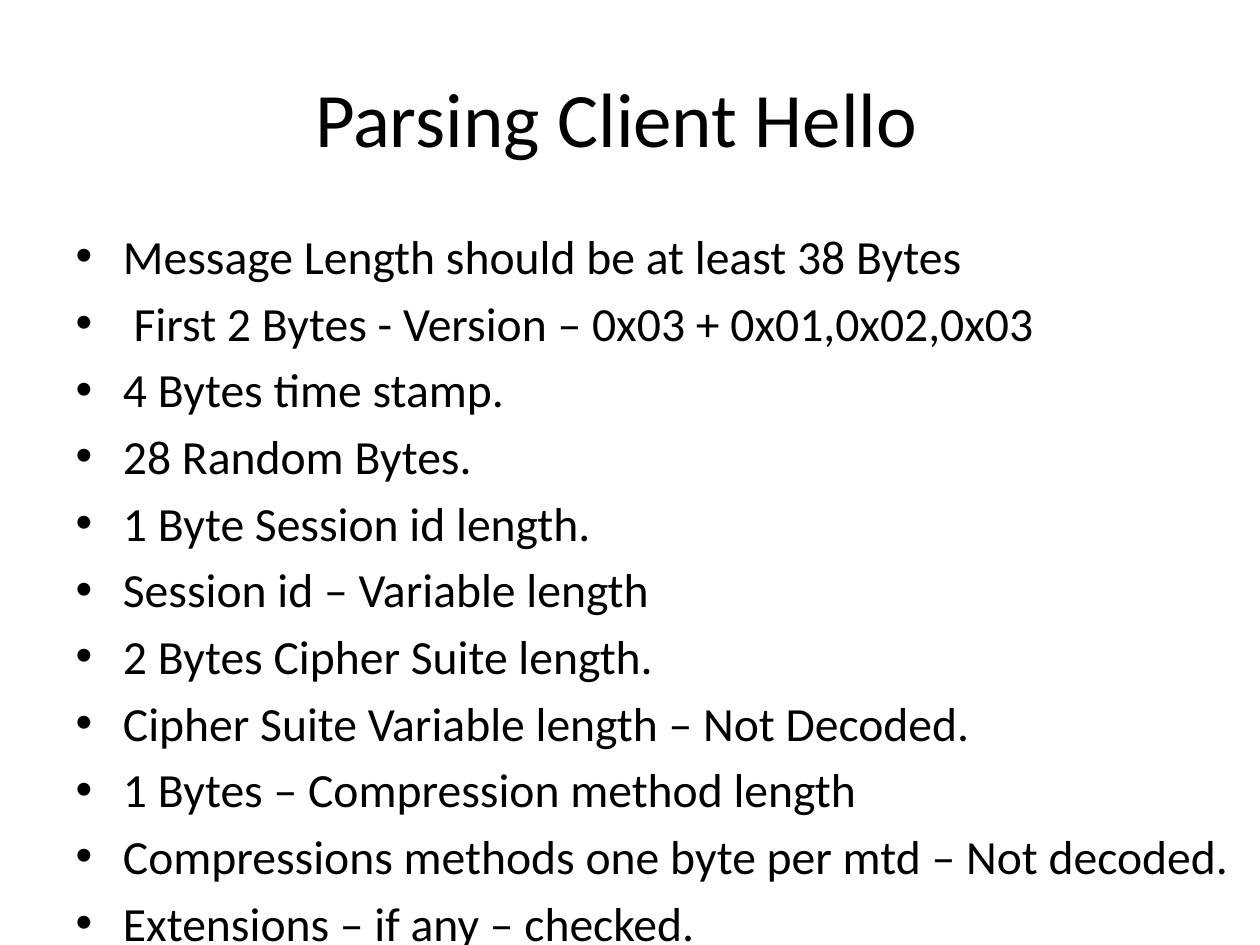
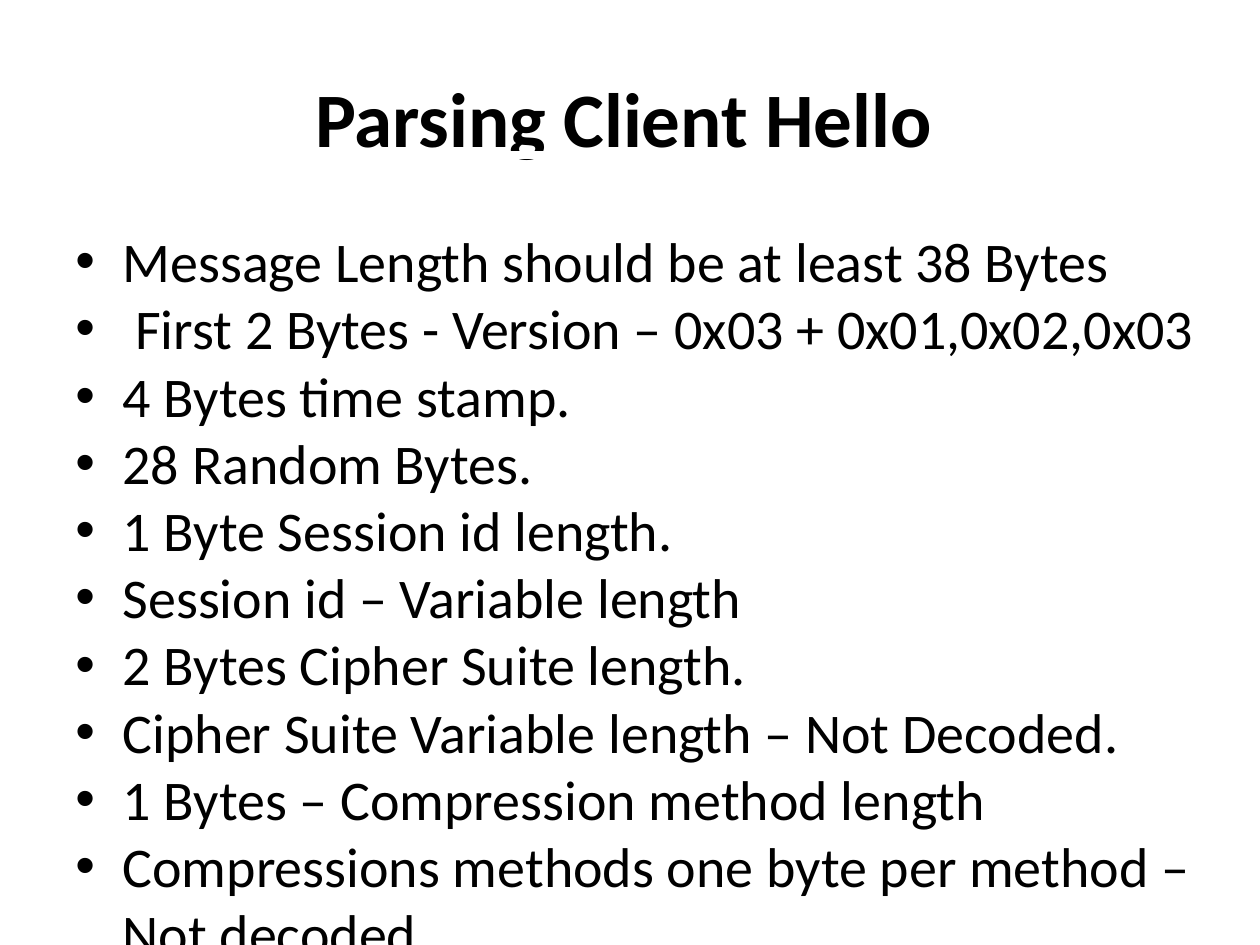
Before and after one commit to bayotop/tls-parser, a slide deck: slide 5 of parser-presentation.pptx. Drawn at 1260x945 pixels with LibreOffice and Linux fonts; fonts in the diff are those of the drawing. Boxes give left, top, right and bottom in pixels: in the first picture for what was removed or moved away, otherwise in the second. Text is boxed around its words. In the diff, an @@ line names an element or a change of style, - is before the commit and + after.

```diff
--- a/parser-presentation.pptx
+++ b/parser-presentation.pptx
@@ text "Parsing Client Hello" at <box>315,93,931,160</box>: bold on, underline on @@
@@ text at <box>123,243,1193,830</box>: size 27.2 to 32 pt in "Message Length should be at least 38 ...", "First 2 Bytes - Version – 0x03 ...", "4 Bytes time stamp.", "28 Random Bytes." and 6 more places; indent changed; less space between paragraphs @@
@@ text at <box>123,848,1148,896</box>: text changed; size 27.2 to 32 pt @@
-• Compressions methods one byte per mtd – Not decoded.
+• Compressions methods one byte per method – Not decoded.
```
Also in this commit, not shown: 8 other slides changed, 4 slides added.
